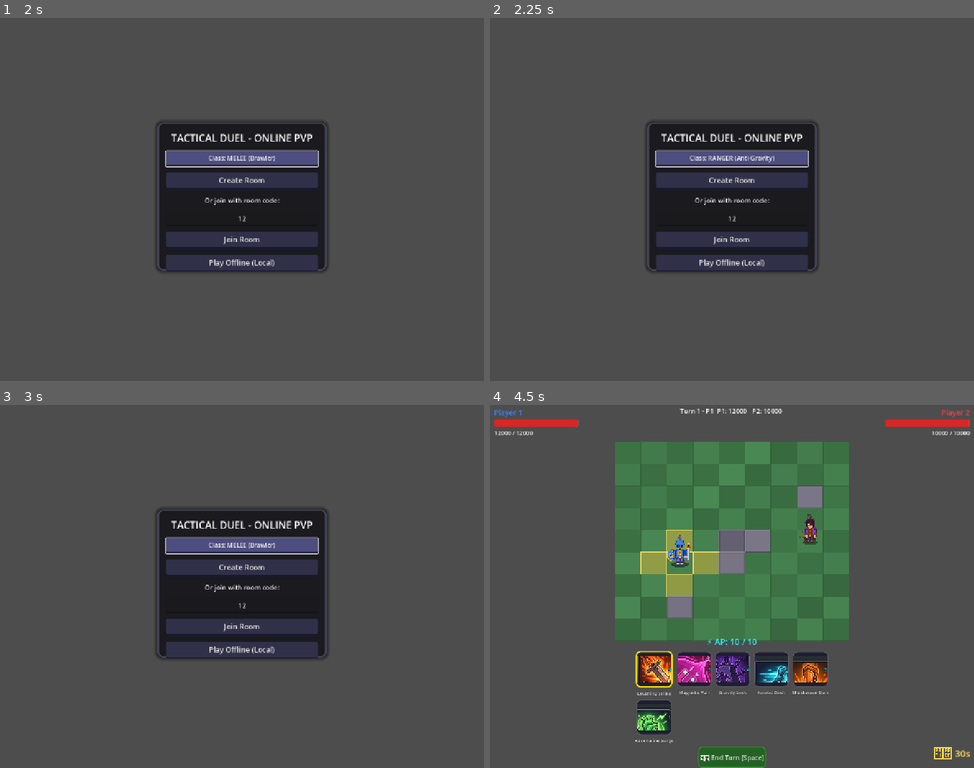
Above: before the commit, frames 1-4 (two rows, left to right).
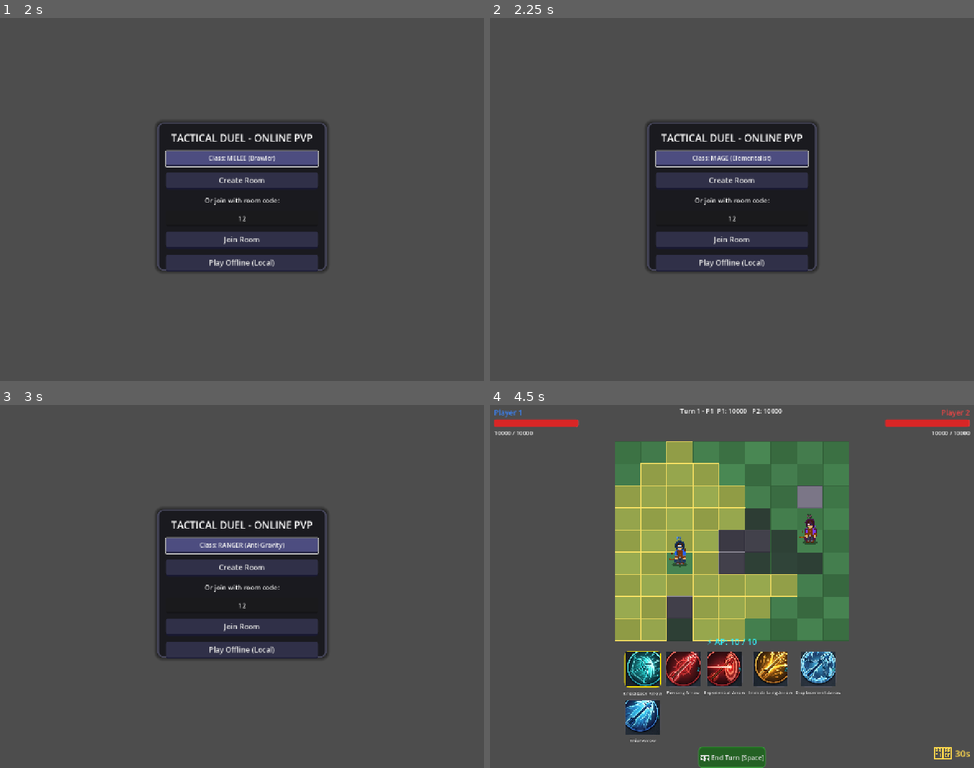
Above: after the commit, the same moments.

Repository: koppkvn/THEGAME
Game: Godot game, scene res://scenes/Main.tscn
Two runs of this game, one before a commit and one after it. Both use one fixed random seed, a clock stepped at 60 frames per second and the inputs below.
Inputs (mouse positions are in pixels of both pictures, inside the frame that each line leads up to):
- Up to frame 1 (2 s): click (242, 217) at 0.52 s; type "12" at 0.6 s; click "Class: RANGER (Anti-Gravity)" at 1.25 s
- Up to frame 2 (2.25 s): click "Class: MELEE (Brawler)" at 2 s
- Up to frame 3 (3 s): click "Class: RANGER (Anti-Gravity)" (after the commit: "Class: MAGE (Elementalist)") at 2.75 s
- Up to frame 4 (4.5 s): click "Play Offline (Local)" at 3.5 s; click (654, 669) at 4.27 s

Frame 1 is identical in both runs. In frame 2, 0.2% of the frame differs, in the area x 41-59%, y 37-40%; in frame 3, 0.2%; in frame 4, 19%, in the area x 1-73%, y 1-94%.

Commit message:
mage character

Diff:
--- a/scenes/Main.gd
+++ b/scenes/Main.gd
@@ -259,6 +259,9 @@
 	if selected_character == "RANGER":
 		selected_character = "MELEE"
 		lobby_char_btn.text = "Class: MELEE (Brawler)"
+	elif selected_character == "MELEE":
+		selected_character = "MAGE"
+		lobby_char_btn.text = "Class: MAGE (Elementalist)"
 	else:
 		selected_character = "RANGER"
 		lobby_char_btn.text = "Class: RANGER (Anti-Gravity)"
--- a/scenes/Unit.gd
+++ b/scenes/Unit.gd
@@ -6,6 +6,15 @@
 var attack_anim_progress: float = 0.0
 var is_attacking: bool = false
 var attack_target_dir: Vector2 = Vector2.RIGHT
+
+func _ready():
+	# For characters with continuous animations (like Mage floating)
+	set_process(true)
+
+func _process(_delta):
+	# Persistent animations
+	if unit_data and unit_data.get("character_class") == "MAGE":
+		queue_redraw()
 
 func set_unit(data: Dictionary):
 	unit_data = data
@@ -37,6 +46,8 @@
 
 	if char_class == "MELEE":
 		_draw_melee_character(is_p1)
+	elif char_class == "MAGE":
+		_draw_mage_character(is_p1)
 	else:
 		_draw_ranger_character(is_p1)
 
@@ -480,3 +491,51 @@
 	draw_line(Vector2(0, -5), Vector2(0, 6), metal_shine, 2)
 
 	draw_set_transform(Vector2.ZERO, 0, Vector2.ONE)
+# =============================================================================
+# MAGE CHARACTER - Mystic robe and staff
+# =============================================================================
+func _draw_mage_character(is_p1: bool):
+	var robe_primary = Color("#4c1d95") if is_p1 else Color("#831843")
+	var robe_secondary = Color("#7c3aed") if is_p1 else Color("#db2777")
+	var gold = Color("#f59e0b")
+	var staff_wood = Color("#451a03")
+	var crystal = Color("#22d3ee") if is_p1 else Color("#fb7185")
+	var skin = Color("#e0ac69")
+
+	# Floating animation
+	var float_y = sin(Time.get_ticks_msec() * 0.005) * 5.0
+	var base_pos = Vector2(0, float_y)
+
+	# 1. Staff (Behind)
+	draw_line(base_pos + Vector2(25, -20), base_pos + Vector2(35, -90), staff_wood, 4)
+	draw_circle(base_pos + Vector2(35, -95), 8, crystal)
+	draw_circle(base_pos + Vector2(35, -95), 12, Color(crystal.r, crystal.g, crystal.b, 0.3))
+
+	# 2. Robe Bottom
+	var robe_pts = PackedVector2Array([
+		base_pos + Vector2(-25, 0),
+		base_pos + Vector2(25, 0),
+		base_pos + Vector2(15, -60),
+		base_pos + Vector2(-15, -60)
+	])
+	draw_colored_polygon(robe_pts, robe_primary)
+	draw_polyline(robe_pts, robe_secondary, 2)
+
+	# 3. Arms
+	draw_line(base_pos + Vector2(-15, -45), base_pos + Vector2(-28, -25), robe_primary, 8)
+	draw_line(base_pos + Vector2(15, -45), base_pos + Vector2(28, -25), robe_primary, 8)
+
+	# 4. Head
+	draw_circle(base_pos + Vector2(0, -70), 12, skin)
+
+	# 5. Hat
+	var hat_pts = PackedVector2Array([
+		base_pos + Vector2(-22, -75),
+		base_pos + Vector2(22, -75),
+		base_pos + Vector2(0, -110)
+	])
+	draw_colored_polygon(hat_pts, robe_primary)
+	draw_line(base_pos + Vector2(-22, -75), base_pos + Vector2(22, -75), gold, 3)
+
+	# 6. Belt/Trim
+	draw_line(base_pos + Vector2(-16, -40), base_pos + Vector2(16, -40), gold, 2)
--- a/scripts/Data.gd
+++ b/scripts/Data.gd
@@ -274,11 +274,135 @@
 	}
 }
 
+# =============================================================================
+# SPELLS - Elemental Mage
+# =============================================================================
+# Lower HP (8000) but high AP (12) reflecting glass cannon mana pool
+
+const MAGE_SPELLS = {
+	# 1) Arcane Missile - Consistent long range damage
+	"ARCANE_MISSILE": {
+		"id": "ARCANE_MISSILE",
+		"label": "Arcane Missile",
+		"desc": "Deal 300-400 damage. High range, low cost magic missile.",
+		"type": "ATTACK",
+		"range": 9,
+		"min_range": 1,
+		"damage_min": 300,
+		"damage_max": 400,
+		"ap_cost": 3,
+		"casts_per_turn": 3,
+		"cooldown": 0,
+		"requires_los": true,
+		"icon_atlas": "res://assets/spells/mage_spells.png",
+		"icon_region": Rect2(50, 50, 240, 240)
+	},
+
+	# 2) Frost Nova - Close range CC
+	"FROST_NOVA": {
+		"id": "FROST_NOVA",
+		"label": "Frost Nova",
+		"desc": "Deal 150-250 damage to all enemies within 2 tiles. Removes 2 MP.",
+		"type": "ATTACK",
+		"range": 0,
+		"min_range": 0,
+		"damage_min": 150,
+		"damage_max": 250,
+		"ap_cost": 4,
+		"casts_per_turn": 1,
+		"cooldown": 1,
+		"requires_los": false,
+		"aoe_radius": 2,
+		"mp_removal": 2,
+		"icon_atlas": "res://assets/spells/mage_spells.png",
+		"icon_region": Rect2(391, 50, 240, 240)
+	},
+
+	# 3) Flame Pillar - Medium range area burn
+	"FLAME_PILLAR": {
+		"id": "FLAME_PILLAR",
+		"label": "Flame Pillar",
+		"desc": "Deal 400-600 damage to target and adjacent tiles.",
+		"type": "ATTACK",
+		"range": 6,
+		"min_range": 1,
+		"damage_min": 400,
+		"damage_max": 600,
+		"ap_cost": 5,
+		"casts_per_turn": 1,
+		"cooldown": 0,
+		"requires_los": true,
+		"aoe_radius": 1,
+		"icon_atlas": "res://assets/spells/mage_spells.png",
+		"icon_region": Rect2(732, 50, 240, 240)
+	},
+
+	# 4) Blink - Tactical teleport
+	"BLINK": {
+		"id": "BLINK",
+		"label": "Blink",
+		"desc": "Teleport to a targeted empty tile within 4 tiles. Ignores obstacles.",
+		"type": "MOVEMENT",
+		"range": 4,
+		"min_range": 1,
+		"damage_min": 0,
+		"damage_max": 0,
+		"ap_cost": 2,
+		"casts_per_turn": 1,
+		"cooldown": 1,
+		"requires_los": false,
+		"requires_empty_tile": true,
+		"teleport": true,
+		"icon_atlas": "res://assets/spells/mage_spells.png",
+		"icon_region": Rect2(50, 391, 240, 240)
+	},
+
+	# 5) Arcane Shield - Damage reduction
+	"ARCANE_SHIELD": {
+		"id": "ARCANE_SHIELD",
+		"label": "Arcane Shield",
+		"desc": "Reduce incoming damage by 50% for 1 turn.",
+		"type": "BUFF",
+		"range": 0,
+		"min_range": 0,
+		"damage_min": 0,
+		"damage_max": 0,
+		"ap_cost": 3,
+		"casts_per_turn": 1,
+		"cooldown": 3,
+		"requires_los": false,
+		"damage_reduction": 0.5,
+		"icon_atlas": "res://assets/spells/mage_spells.png",
+		"icon_region": Rect2(50, 732, 240, 240)
+	},
+
+	# 6) Meteor Impact - Massive long range blast
+	"METEOR": {
+		"id": "METEOR",
+		"label": "Meteor",
+		"desc": "Deal 800-1200 damage in a huge 3x3 area. Massive cost.",
+		"type": "ATTACK",
+		"range": 10,
+		"min_range": 4,
+		"damage_min": 800,
+		"damage_max": 1200,
+		"ap_cost": 8,
+		"casts_per_turn": 1,
+		"cooldown": 3,
+		"requires_los": true,
+		"aoe_radius": 2,
+		"icon_atlas": "res://assets/spells/mage_spells.png",
+		"icon_region": Rect2(391, 391, 582, 582)
+	}
+}
+
 # Combined spells dictionary
 static func get_all_spells() -> Dictionary:
 	var all = ANTIGRAVITY_SPELLS.duplicate()
 	for key in MELEE_SPELLS:
 		all[key] = MELEE_SPELLS[key]
+	for key in MAGE_SPELLS:
+		all[key] = MAGE_SPELLS[key]
 	return all
 
 # Helper to get a spell by ID
@@ -287,15 +411,18 @@
 		return ANTIGRAVITY_SPELLS[spell_id]
 	if MELEE_SPELLS.has(spell_id):
 		return MELEE_SPELLS[spell_id]
+	if MAGE_SPELLS.has(spell_id):
+		return MAGE_SPELLS[spell_id]
 	return {}
 
 # Get all spell IDs for a character
 static func get_character_spells(character_id: String) -> Array:
 	if character_id == "MELEE":
 		return MELEE_SPELLS.keys()
+	if character_id == "MAGE":
+		return MAGE_SPELLS.keys()
 	return ANTIGRAVITY_SPELLS.keys()
 
-# Constants for game balance - Anti-Gravity spec (Ranged)
 const MAX_HP = 10000
 const MAX_AP = 10
 const MAX_MP = 4  # Movement points
@@ -305,16 +432,32 @@
 const MELEE_AP = 10
 const MELEE_MP = 3
 
+# Constants for Mage character (Lower HP, Very High AP)
+const MAGE_HP = 8000
+const MAGE_AP = 12
+const MAGE_MP = 4
+
 static func create_initial_state(p1_class: String = "RANGER", p2_class: String = "RANGER") -> Dictionary:
-	var p1_hp = MAX_HP if p1_class == "RANGER" else MELEE_HP
-	var p2_hp = MAX_HP if p2_class == "RANGER" else MELEE_HP
-	var p1_mp = MAX_MP if p1_class == "RANGER" else MELEE_MP
+	var p1_hp = MAX_HP
+	if p1_class == "MELEE": p1_hp = MELEE_HP
+	elif p1_class == "MAGE": p1_hp = MAGE_HP
+
+	var p2_hp = MAX_HP
+	if p2_class == "MELEE": p2_hp = MELEE_HP
+	elif p2_class == "MAGE": p2_hp = MAGE_HP
+
+	var p1_mp = MAX_MP
+	if p1_class == "MELEE": p1_mp = MELEE_MP
+	elif p1_class == "MAGE": p1_mp = MAGE_MP
+
+	var p1_ap = MAX_AP
+	if p1_class == "MAGE": p1_ap = MAGE_AP
 
 	return {
 		"turn": {
 			"currentPlayerId": "P1",
 			"number": 1,
-			"apRemaining": MAX_AP, # AP is reset at turn start anyway
+			"apRemaining": p1_ap,
 			"movesRemaining": p1_mp
 		},
 		"units": {
--- a/scripts/Rules.gd
+++ b/scripts/Rules.gd
@@ -179,6 +179,21 @@
 			# Show 3x3 area around caster
 			for r in range(_caster.y - 1, _caster.y + 2):
 				for c in range(_caster.x - 1, _caster.x + 2):
+					tiles.append({"x": c, "y": r})
+		"METEOR":
+			# 5x5 massive AoE
+			for r in range(target_y - 2, target_y + 3):
+				for c in range(target_x - 2, target_x + 3):
+					tiles.append({"x": c, "y": r})
+		"FROST_NOVA":
+			# 5x5 around caster
+			for r in range(_caster.y - 2, _caster.y + 3):
+				for c in range(_caster.x - 2, _caster.x + 3):
+					tiles.append({"x": c, "y": r})
+		"FLAME_PILLAR":
+			# 3x3 at target
+			for r in range(target_y - 1, target_y + 2):
+				for c in range(target_x - 1, target_x + 2):
 					tiles.append({"x": c, "y": r})
 		_:
 			# Single target
@@ -930,8 +945,6 @@
 				return next
 
 			# ---------------------------------------------------------
-			# 6) ADRENALINE SURGE - 50% chance: +1 MP or heal 300 HP
-			# ---------------------------------------------------------
 			"ADRENALINE_SURGE":
 				# 50% roll to determine effect
 				var roll = randf()
@@ -951,6 +964,62 @@
 
 				return next
 
+			# =============================================================
+			# MAGE CHARACTER SPELLS
+			# =============================================================
+
+			"ARCANE_MISSILE":
+				var hit_unit = get_unit_at(next, target.x, target.y)
+				if hit_unit:
+					var dmg = roll_damage(spell.damage_min, spell.damage_max)
+					deal_damage_at(next, target.x, target.y, dmg, "Arcane Missile", me)
+				return next
+
+			"FROST_NOVA":
+				push_log(next, "FROST NOVA!")
+				for r in range(me.y - 2, me.y + 3):
+					for c in range(me.x - 2, me.x + 3):
+						var u = get_unit_at(next, c, r)
+						if u and u.id != me.id:
+							var dmg = roll_damage(spell.damage_min, spell.damage_max)
+							deal_damage_at(next, c, r, dmg, "Frost Nova", me)
+							apply_status(u, "mp_reduction", {"turns": 1, "amount": spell.mp_removal})
+				return next
+
+			"FLAME_PILLAR":
+				push_log(next, "FLAME PILLAR!")
+				for r in range(target.y - 1, target.y + 2):
+					for c in range(target.x - 1, target.x + 2):
+						var u = get_unit_at(next, c, r)
+						if u:
+							var dmg = roll_damage(spell.damage_min, spell.damage_max)
+							deal_damage_at(next, c, r, dmg, "Flame Pillar", me)
+				return next
+
+			"BLINK":
+				if get_unit_at(next, target.x, target.y):
+					next.turn.apRemaining += ap_cost
+					me.casts_this_turn[spell_id] = casts_this_turn
+					return state
+				me.x = target.x
+				me.y = target.y
+				push_log(next, "%s blinks!" % pid)
+				return next
+
+			"ARCANE_SHIELD":
+				apply_status(me, "damage_reduction", {"turns": 1, "percent": spell.damage_reduction})
+				return next
+
+			"METEOR":
+				push_log(next, "METEOR IMPACT!")
+				for r in range(target.y - 2, target.y + 3):
+					for c in range(target.x - 2, target.x + 3):
+						var u = get_unit_at(next, c, r)
+						if u:
+							var dmg = roll_damage(spell.damage_min, spell.damage_max)
+							deal_damage_at(next, c, r, dmg, "Meteor", me)
+				return next
+
 		return next
 
 	elif action.type == "END_TURN":
@@ -1011,10 +1080,19 @@
 	# Switch turn
 	state.turn.currentPlayerId = next_player
 	if next_player == "P1": state.turn.number += 1
-	state.turn.apRemaining = Data.MAX_AP
-	# Set MP based on character class
+
+	# Determine base stats for the next player
 	var next_unit = state.units[next_player]
-	var base_mp = Data.MELEE_MP if next_unit.get("character_class", "RANGER") == "MELEE" else Data.MAX_MP
+	var n_class = next_unit.get("character_class", "RANGER")
+
+	var base_ap = Data.MAX_AP
+	if n_class == "MAGE": base_ap = Data.MAGE_AP
+
+	var base_mp = Data.MAX_MP
+	if n_class == "MELEE": base_mp = Data.MELEE_MP
+	elif n_class == "MAGE": base_mp = Data.MAGE_MP
+
+	state.turn.apRemaining = base_ap
 	state.turn.movesRemaining = base_mp
 
 	var p_unit = state.units[next_player]
Binary file added: assets/spells/mage_spells.png
Not shown, added: assets/spells/mage_spells.png.import
